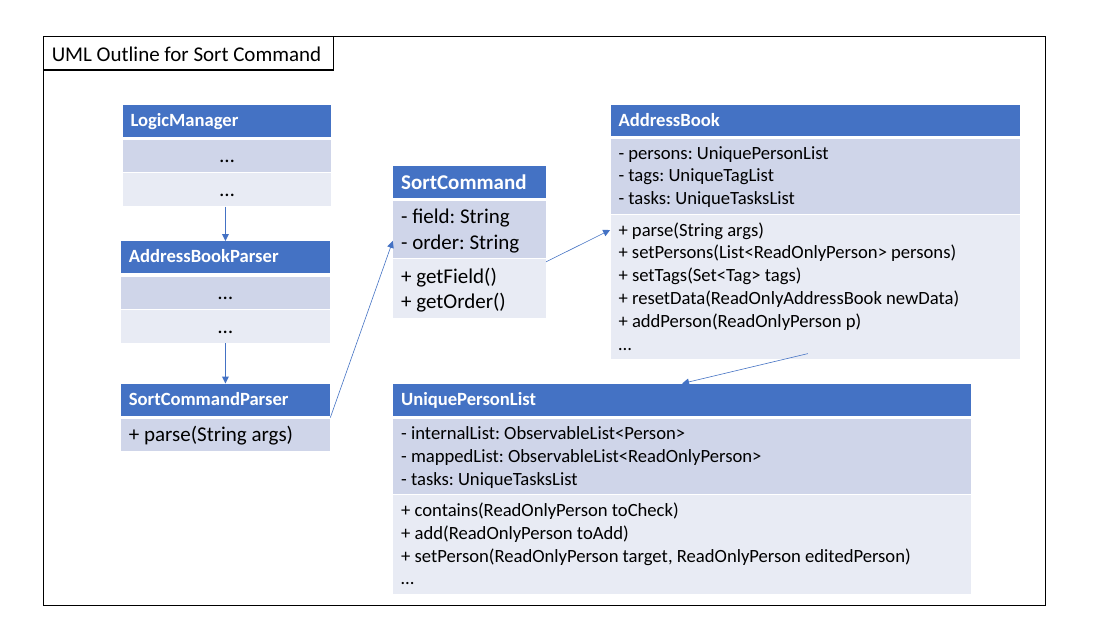
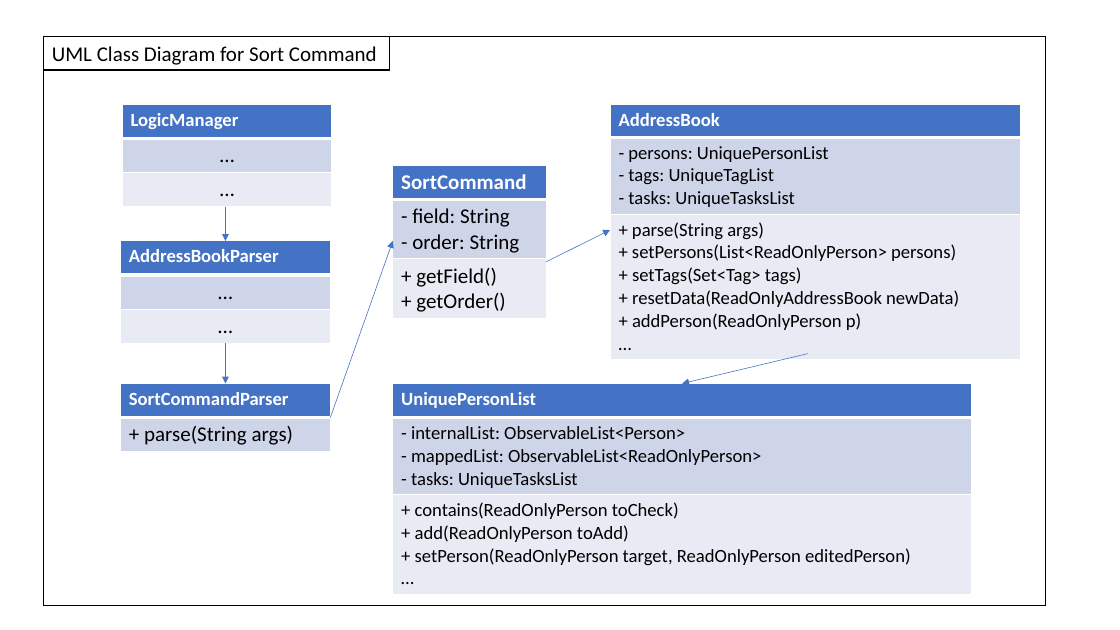
Before and after one commit to wangyiming1019/main, a slide deck: slide 1 of docs/diagrams/SortCommandDiagrams.pptx. Drawn at 1120x630 pixels with LibreOffice and Linux fonts; fonts in the diff are those of the drawing. Boxes give left, top, right and bottom in pixels: in the first picture for what was removed or moved away, otherwise in the second. Text is boxed around its words. In the diff, an @@ line names an element or a change of style, - is before the commit and + after.

```diff
--- a/docs/diagrams/SortCommandDiagrams.pptx
+++ b/docs/diagrams/SortCommandDiagrams.pptx
@@ rectangle "UML Class Diagram for Sort ...": place and size @@
-rectangle "UML Class Diagram for Sort ..." at [44,36,334,70]
+rectangle "UML Class Diagram for Sort ..." at [44,36,390,70]
@@ text in rectangle at [52,46,377,65]: text changed @@
-UML Outline for Sort Command
+UML Class Diagram for Sort Command
```
Also in this commit, not shown: 3 other files.
